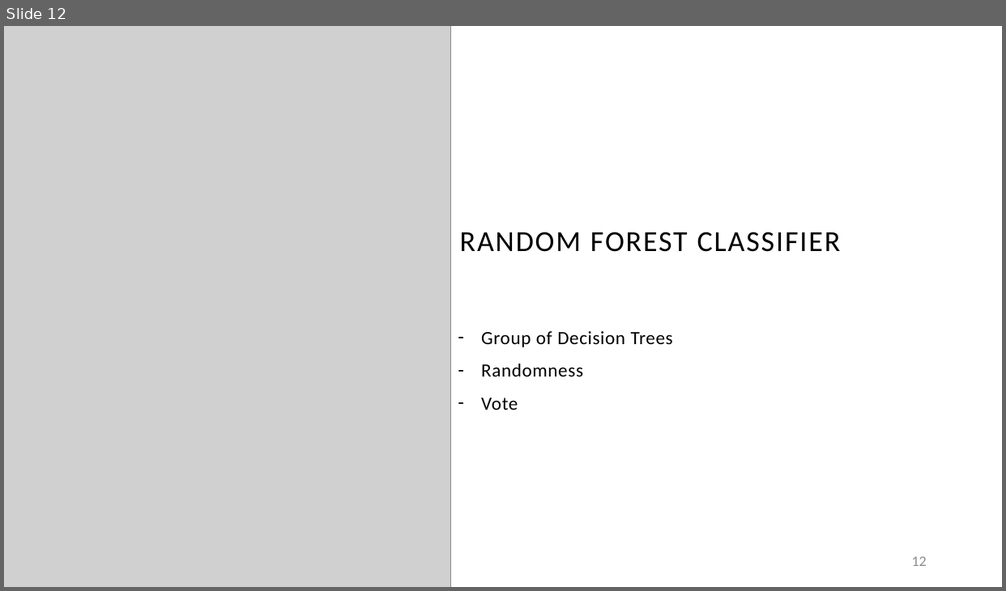
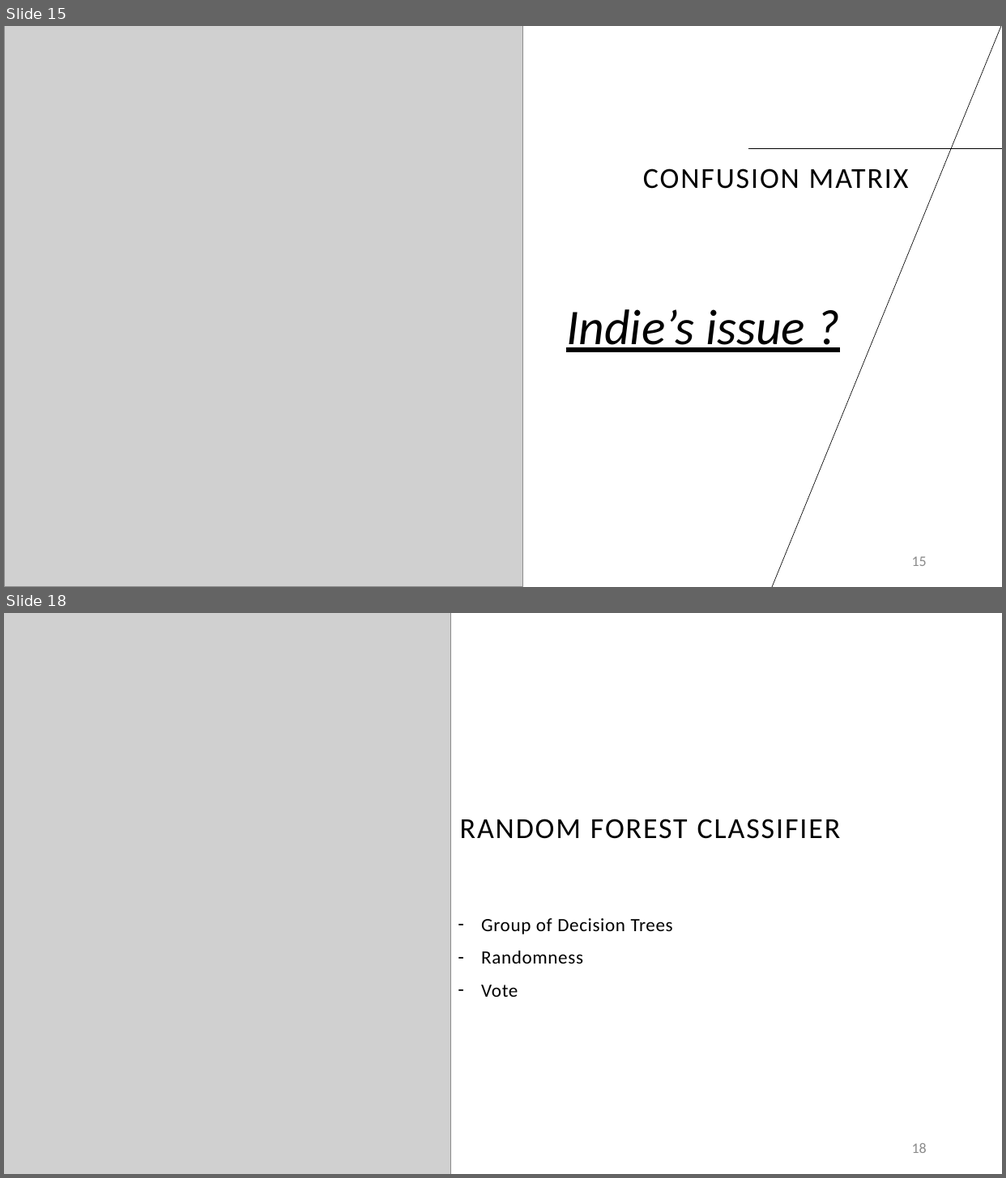
Before and after one commit to Hugo-Leyx-valade/projet-ML, a slide deck: Spotiflop_ML.pptx. Shown one above the other, each under a label of ours: slide 12 before the commit, slides 15 and 18 after it; the slides between them are not shown. The pictures are 1006x591 and 1006x1178 pixels, drawn with LibreOffice and Linux fonts; fonts in the diff are those of the drawing; grey boxes stand for pictures. Boxes give left, top, right and bottom in pixels: in the first picture for what was removed or moved away, otherwise in the second. Text is boxed around its words. In the diff, an @@ line names an element or a change of style, - is before the commit and + after.

```diff
--- a/Spotiflop_ML.pptx
+++ b/Spotiflop_ML.pptx
@@ slide 15 added at <box>4,26,1002,587</box>, background #FFFFFF @@
@@ line added from (4, 191) to (103, 26), #000000 0.5 pt @@
@@ picture added at <box>4,26,522,587</box> @@
@@ line added from (1002, 26) to (772, 587), #000000 0.5 pt @@
@@ title added at <box>643,169,909,189</box>, 28 pt, text #000000 @@
+CONFUSION MATRIX
@@ line added from (749, 149) to (1002, 149), #000000 0.5 pt @@
@@ text added at <box>566,310,805,352</box>, 48 pt, text #000000, italic, underline @@
+Indie’s issue ?
@@ page number added at <box>912,557,927,566</box>, 14 pt, text #8C8C8C @@
+15
@@ what was slide 12 is now slide 18 @@
@@ page number at <box>912,1144,927,1153</box>: text changed @@
-12
+18
```
Also in this commit, not shown: 1 slide changed, 6 other slides added, 1 slide removed.
